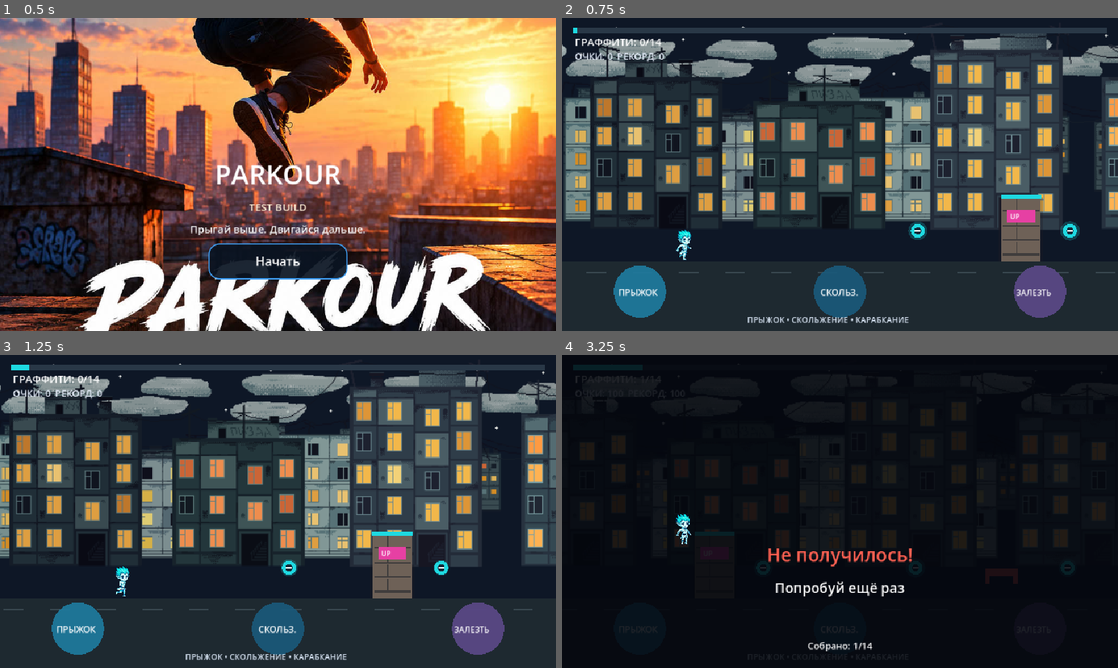
Above: before the commit, frames 1-4 (two rows, left to right).
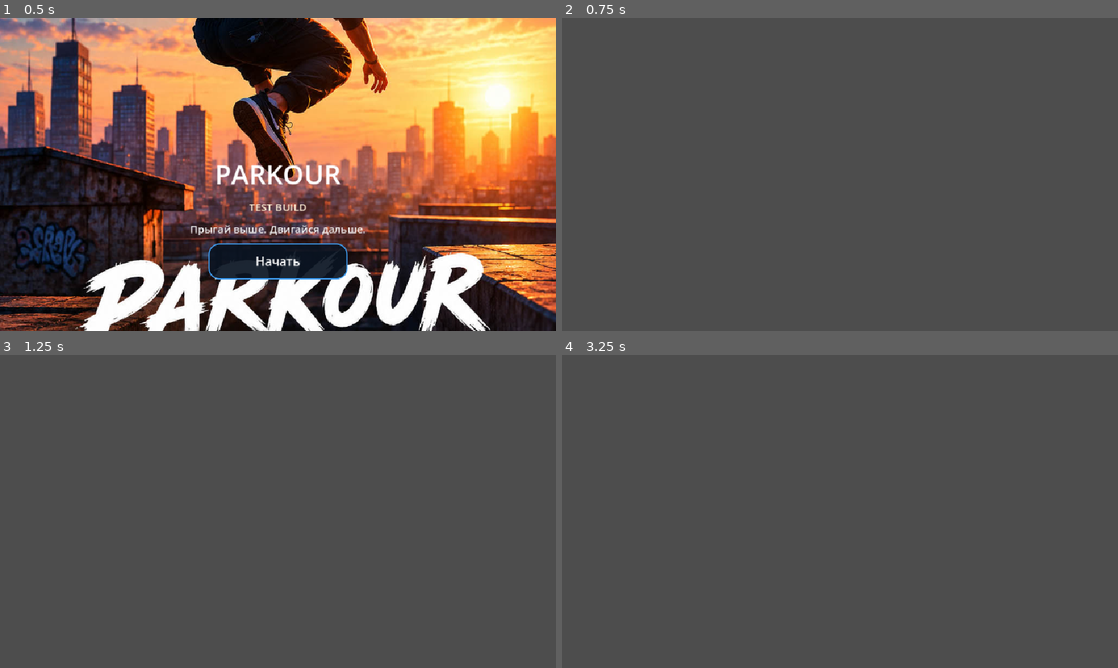
Above: after the commit, the same moments.

Repository: starden-opsv/Parkour
Game: Godot game, scene res://main.tscn
The game is run twice, just before and just after one commit, with the same random seed, the same clock (stepped at 60 frames per second) and the same inputs.
Inputs (mouse positions are in pixels of both pictures, inside the frame that each line leads up to):
- Up to frame 1 (0.5 s): no input
- Up to frame 2 (0.75 s): click "Начать" at 0.5 s
- Up to frame 3 (1.25 s): no input
- Up to frame 4 (3.25 s): tap Enter at 1.25, 2.1 s; move the mouse to (962, 495) at 1.27 s; hold Up 1.28-2.03 s; tap R at 1.35 s; click (962, 495) at 1.42 s; tap Space at 1.52, 2.27 s; move the mouse to (728, 527) at 2.02 s; hold Down 2.03-2.78 s; move the mouse to (895, 442) at 2.77 s; hold Up from 2.78 s (still down); tap C at 2.85 s

Frame 1 is identical in both runs. In frame 2, 93% of the frame differs, in the area x 0-100%, y 0-100%; in frame 3, 93%; in frame 4, 100%.
Error after the commit: Parse Error: No constructor of "Transform2D" matches the signature "Transform2D(Vector2, Vector2, float, Vector2)". (res://level_1.gd:748)

Commit message:
Replace random polygon mural with lettering-first graffiti composition

Diff:
--- a/level_1.gd
+++ b/level_1.gd
@@ -707,67 +707,101 @@
 
 
 func _draw_wildstyle_mural(rect: Rect2, seed_value: int, fully_painted: bool) -> void:
-	# Deterministic, offline Wildstyle-inspired vector composition. Seed is fixed for the run.
+	# Lettering-first mural: the word is the composition. All rendering is local/offline.
+	# A seeded variation changes accents and paint details, never the letter skeleton.
 	var mural_rng := RandomNumberGenerator.new()
 	mural_rng.seed = seed_value ^ 0x57A11E
-	draw_rect(rect, Color(0.17, 0.20, 0.23))
-	# Concrete seams and restrained wall wear.
+	var wall := Color("#252a31")
+	var mortar := Color("#1b2026")
+	draw_rect(rect, wall)
 	for row in range(1, 5):
 		var y := rect.position.y + rect.size.y * float(row) / 5.0
-		draw_line(Vector2(rect.position.x, y), Vector2(rect.end.x, y), Color(0.11, 0.14, 0.17), 2.0)
+		draw_line(Vector2(rect.position.x, y), Vector2(rect.end.x, y), mortar, 2.0)
 	for col in range(1, 9):
 		var x := rect.position.x + rect.size.x * float(col) / 9.0
-		draw_line(Vector2(x, rect.position.y), Vector2(x, rect.end.y), Color(0.13, 0.16, 0.19), 1.0)
+		draw_line(Vector2(x, rect.position.y), Vector2(x, rect.end.y), Color("#20252b"), 1.0)
+
 	var palettes: Array = [
-		[Color("#ff315f"), Color("#ffb52e"), Color("#42f5d7")],
-		[Color("#b65cff"), Color("#35d7ff"), Color("#fff04a")],
-		[Color("#ff6b35"), Color("#f72585"), Color("#70e000")],
-		[Color("#00d1ff"), Color("#f7f7ff"), Color("#ff4d9d")]
+		[Color("#ff315f"), Color("#ffbd38"), Color("#32e6d0")],
+		[Color("#b65cff"), Color("#39d8ff"), Color("#fff04a")],
+		[Color("#ff6b35"), Color("#ff3d9a"), Color("#a5ff3d")],
+		[Color("#16d9ff"), Color("#f7f7ff"), Color("#ff4d9d")]
 	]
 	var palette: Array = palettes[mural_rng.randi_range(0, palettes.size() - 1)]
-	var main_ink: Color = palette[0] if fully_painted else palette[0].darkened(0.55)
-	var secondary_ink: Color = palette[1] if fully_painted else palette[1].darkened(0.62)
-	var accent: Color = palette[2] if fully_painted else palette[2].darkened(0.60)
-	# Five connected angular "letter" blocks create a compact, interlocking tag silhouette.
-	var count := 5
-	var cell_w := rect.size.x * 0.155
-	var base_y := rect.position.y + rect.size.y * 0.63
-	for i in range(count):
-		var gx := rect.position.x + rect.size.x * 0.075 + float(i) * rect.size.x * 0.17
-		var tilt := mural_rng.randf_range(-0.10, 0.10) * rect.size.y
-		var points := PackedVector2Array([
-			Vector2(gx, base_y - rect.size.y * 0.10 + tilt),
-			Vector2(gx + cell_w * 0.26, base_y - rect.size.y * 0.50 + tilt),
-			Vector2(gx + cell_w * 0.58, base_y - rect.size.y * 0.42 - tilt),
-			Vector2(gx + cell_w, base_y - rect.size.y * 0.58 + tilt),
-			Vector2(gx + cell_w * 0.78, base_y - rect.size.y * 0.12),
-			Vector2(gx + cell_w * 0.48, base_y - rect.size.y * 0.23),
-			Vector2(gx + cell_w * 0.20, base_y - rect.size.y * 0.04)
-		])
-		var extrusion := PackedVector2Array()
-		for p in points:
-			extrusion.append(p + Vector2(5.0, 7.0))
-		draw_colored_polygon(extrusion, Color(0.035, 0.045, 0.07, 0.98))
-		draw_polyline(points, Color(0.025, 0.03, 0.05), 7.0, true)
-		draw_colored_polygon(points, main_ink if i % 2 == 0 else secondary_ink)
-		draw_polyline(points, Color(0.96, 0.96, 1.0, 0.95), 2.0, true)
-		# Inner angular cuts keep the glyphs graphic rather than simple blobs.
-		var cut_start := Vector2(gx + cell_w * 0.27, base_y - rect.size.y * 0.16 + tilt)
-		var cut_mid := Vector2(gx + cell_w * 0.48, base_y - rect.size.y * 0.34)
-		var cut_end := Vector2(gx + cell_w * 0.69, base_y - rect.size.y * 0.20 - tilt)
-		draw_polyline(PackedVector2Array([cut_start, cut_mid, cut_end]), accent, 3.0, true)
-	# Sharp directional extensions and spray marks reinforce the Wildstyle language.
-	for i in range(3):
-		var ax := rect.position.x + rect.size.x * (0.17 + float(i) * 0.30)
-		var ay := rect.position.y + rect.size.y * (0.30 + mural_rng.randf_range(-0.06, 0.06))
-		draw_polyline(PackedVector2Array([Vector2(ax, ay + 9.0), Vector2(ax + 18.0, ay), Vector2(ax + 11.0, ay + 1.0), Vector2(ax + 18.0, ay)]), accent, 3.0, true)
-	for i in range(48):
-		var sx := mural_rng.randf_range(rect.position.x + 5.0, rect.end.x - 5.0)
-		var sy := mural_rng.randf_range(rect.position.y + 5.0, rect.end.y - 5.0)
-		var radius := mural_rng.randf_range(0.8, 2.8)
-		draw_circle(Vector2(sx, sy), radius, Color(main_ink.r, main_ink.g, main_ink.b, mural_rng.randf_range(0.22, 0.62)))
-	# A few drips hang from the bottom edge of the lettering, not across gameplay.
-	for i in range(7):
-		var dx := rect.position.x + rect.size.x * mural_rng.randf_range(0.12, 0.88)
-		var dy := rect.position.y + rect.size.y * mural_rng.randf_range(0.68, 0.80)
-		draw_line(Vector2(dx, dy), Vector2(dx, dy + mural_rng.randf_range(5.0, 15.0)), secondary_ink, mural_rng.randf_range(1.0, 3.0))
+	var fill: Color = palette[0] if fully_painted else palette[0].darkened(0.58)
+	var highlight: Color = palette[1] if fully_painted else palette[1].darkened(0.62)
+	var accent: Color = palette[2] if fully_painted else palette[2].darkened(0.62)
+	var font := ThemeDB.fallback_font
+	var word := "PARKOUR"
+	var font_size := int(rect.size.y * 0.43)
+	var text_width := font.get_string_size(word, HORIZONTAL_ALIGNMENT_LEFT, -1, font_size).x
+	var max_width := rect.size.x * 0.83
+	if text_width > max_width:
+		font_size = int(float(font_size) * max_width / text_width)
+		text_width = font.get_string_size(word, HORIZONTAL_ALIGNMENT_LEFT, -1, font_size).x
+	var origin := Vector2(rect.position.x + (rect.size.x - text_width) * 0.5, rect.position.y + rect.size.y * 0.59)
+
+	# Large, overlapping typography first: deep extrusion, then thick black keyline.
+	# A small shear gives the word a forward-driving graffiti lean.
+	var shear := -0.13
+	var transform_origin := origin
+	var shear_matrix := Transform2D(Vector2(1.0, 0.0), Vector2(shear, 1.0), 0.0, transform_origin)
+	draw_set_transform_matrix(shear_matrix)
+	for depth in range(8, 0, -1):
+		var offset := Vector2(float(depth) * 1.4, float(depth) * 1.2)
+		draw_string(font, offset, word, HORIZONTAL_ALIGNMENT_LEFT, -1, font_size, Color("#070a10"))
+	# Several offsets create a continuous bold outline rather than thin decorative lines.
+	for offset in [
+		Vector2(-3, 0), Vector2(3, 0), Vector2(0, -3), Vector2(0, 3),
+		Vector2(-2, -2), Vector2(2, -2), Vector2(-2, 2), Vector2(2, 2)
+	]:
+		draw_string(font, offset, word, HORIZONTAL_ALIGNMENT_LEFT, -1, font_size, Color("#080b12"))
+	draw_string(font, Vector2.ZERO, word, HORIZONTAL_ALIGNMENT_LEFT, -1, font_size, fill)
+	draw_string(font, Vector2(0, -2), word, HORIZONTAL_ALIGNMENT_LEFT, -1, font_size, fill.lightened(0.12))
+	# Hard-edged inline highlight adds a deliberate painted finish without changing glyphs.
+	var baseline := Vector2(0, -float(font_size) * 0.17)
+	draw_line(baseline + Vector2(5, 0), baseline + Vector2(text_width * 0.76, 0), highlight, maxf(2.0, rect.size.y * 0.012))
+	draw_set_transform_matrix(Transform2D.IDENTITY)
+
+	# Angular arrows are attached to the word's outer silhouette, not randomly scattered over it.
+	var left := Vector2(rect.position.x + rect.size.x * 0.08, rect.position.y + rect.size.y * 0.48)
+	var right := Vector2(rect.end.x - rect.size.x * 0.08, rect.position.y + rect.size.y * 0.42)
+	var top := Vector2(rect.position.x + rect.size.x * 0.70, rect.position.y + rect.size.y * 0.20)
+	var arrow_width := maxf(3.0, rect.size.y * 0.018)
+	var left_arrow := PackedVector2Array([
+		left, left + Vector2(rect.size.x * 0.11, -rect.size.y * 0.055),
+		left + Vector2(rect.size.x * 0.075, rect.size.y * 0.005),
+		left + Vector2(rect.size.x * 0.14, rect.size.y * 0.02)
+	])
+	draw_polyline(left_arrow, Color("#070a10"), arrow_width + 4.0, true)
+	draw_polyline(left_arrow, accent, arrow_width, true)
+	var right_arrow := PackedVector2Array([
+		right, right + Vector2(-rect.size.x * 0.12, rect.size.y * 0.035),
+		right + Vector2(-rect.size.x * 0.075, -rect.size.y * 0.025),
+		right + Vector2(-rect.size.x * 0.16, -rect.size.y * 0.01)
+	])
+	draw_polyline(right_arrow, Color("#070a10"), arrow_width + 4.0, true)
+	draw_polyline(right_arrow, accent, arrow_width, true)
+	# Small crown-like shards break the top contour while keeping the lettering dominant.
+	var crown := PackedVector2Array([
+		top, top + Vector2(rect.size.x * 0.045, rect.size.y * 0.055),
+		top + Vector2(rect.size.x * 0.085, -rect.size.y * 0.015),
+		top + Vector2(rect.size.x * 0.11, rect.size.y * 0.045)
+	])
+	draw_polyline(crown, Color("#070a10"), arrow_width + 3.0, true)
+	draw_polyline(crown, highlight, arrow_width, true)
+
+	# Controlled spray halo and a handful of drips; the text remains clean and readable.
+	for i in range(72):
+		var angle := mural_rng.randf_range(0.0, TAU)
+		var radius := mural_rng.randf_range(rect.size.x * 0.22, rect.size.x * 0.48)
+		var center := Vector2(rect.position.x + rect.size.x * 0.5, rect.position.y + rect.size.y * 0.49)
+		var point := center + Vector2(cos(angle) * radius, sin(angle) * radius * 0.48)
+		if rect.has_point(point):
+			draw_circle(point, mural_rng.randf_range(0.7, 2.0), Color(fill.r, fill.g, fill.b, mural_rng.randf_range(0.12, 0.38)))
+	for i in range(5):
+		var drip_x := origin.x + text_width * mural_rng.randf_range(0.12, 0.88)
+		var drip_y := origin.y + mural_rng.randf_range(4.0, 12.0)
+		var drip_length := mural_rng.randf_range(5.0, 15.0)
+		draw_line(Vector2(drip_x, drip_y), Vector2(drip_x, drip_y + drip_length), Color("#080b12"), 4.0)
+		draw_line(Vector2(drip_x, drip_y), Vector2(drip_x, drip_y + drip_length), fill, 2.0)
